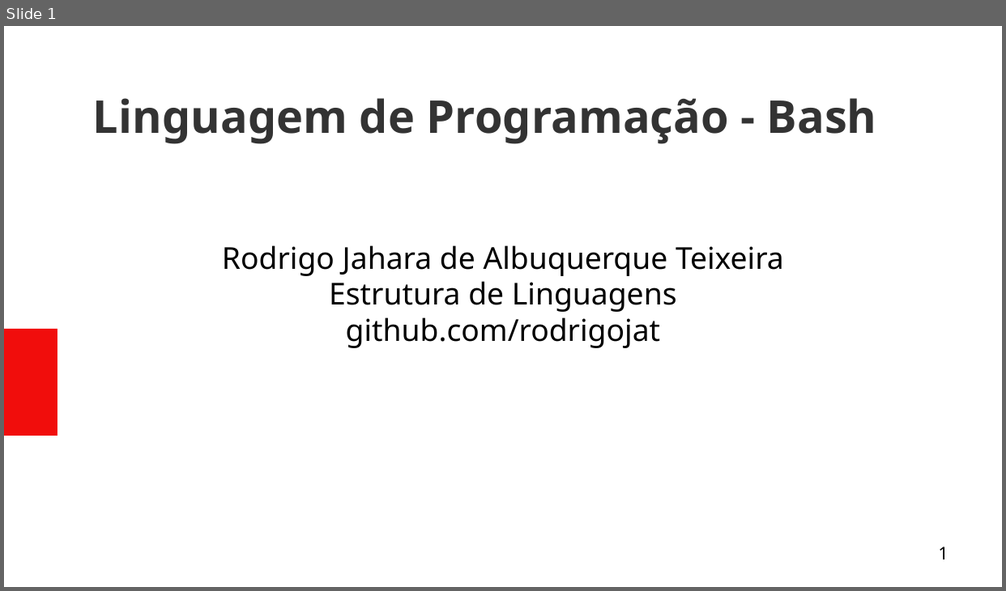
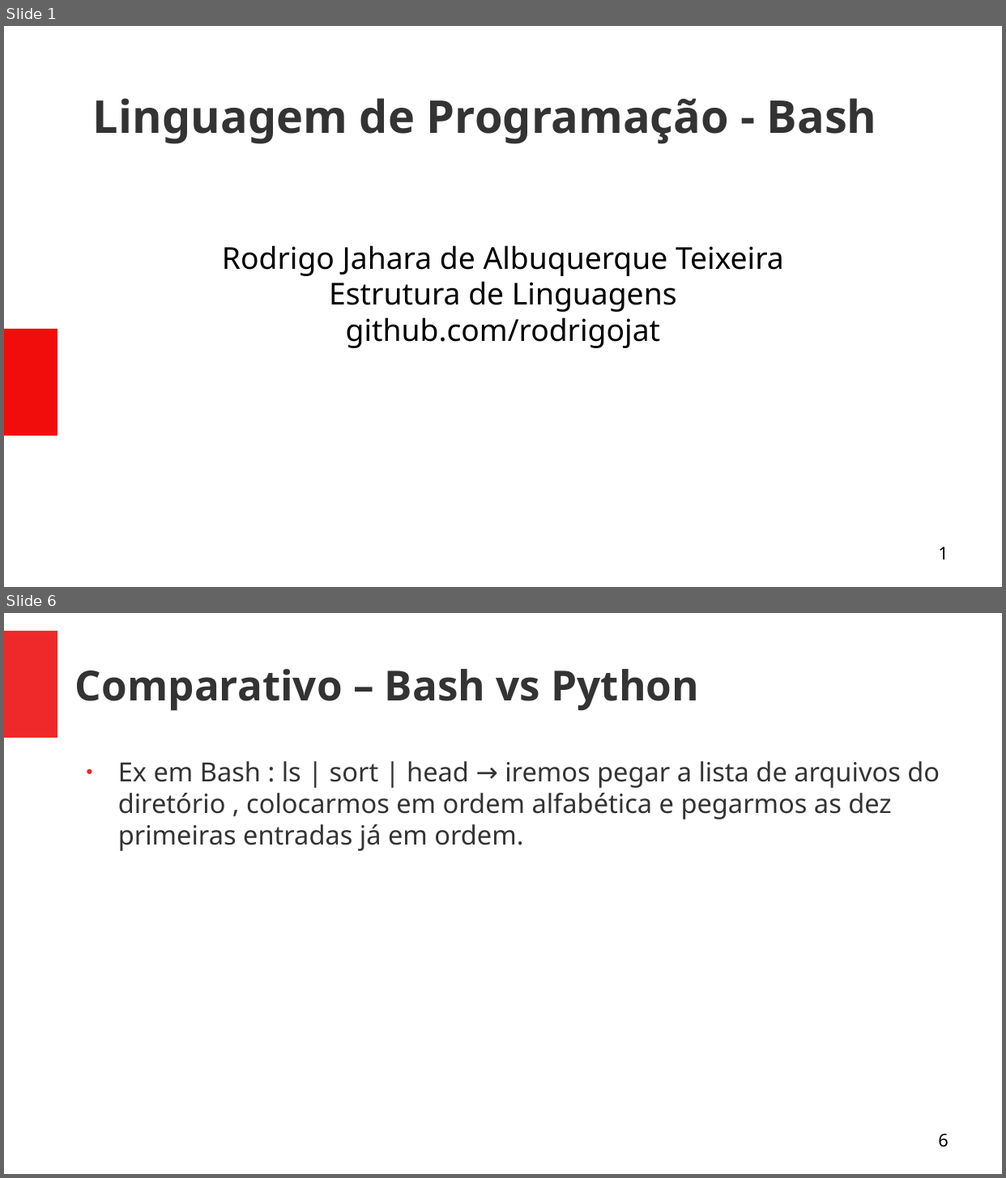
Before and after one commit to rodrigojat/EDL, a slide deck: trabalhoEDL/trabalho_bash.odp. Shown one above the other, each under a label of ours: slide 1 before the commit, slides 1 and 6 after it; the slides between them are not shown. The pictures are 1006x591 and 1006x1178 pixels, drawn with LibreOffice and Linux fonts; fonts in the diff are those of the drawing. Boxes give left, top, right and bottom in pixels: in the first picture for what was removed or moved away, otherwise in the second. Text is boxed around its words. In the diff, an @@ line names an element or a change of style, - is before the commit and + after.

Commit message:
Resumido e adicionado comparativo com python

```diff
--- a/trabalhoEDL/trabalho_bash.odp
+++ b/trabalhoEDL/trabalho_bash.odp
@@ slide 6 added at <box>4,613,1002,1174</box>, background #FFFFFF @@
@@ rectangle added at <box>4,631,57,738</box>, fill #EF2929 @@
@@ title added at <box>75,669,699,711</box>, 33 pt, text #333333, bold @@
+Comparativo – Bash vs Python
@@ text added at <box>118,761,940,851</box>, 21 pt, text #333333 @@
+● Ex em Bash : ls | sort | head → iremos pegar a lista de arquivos do diretório , colocarmos em ordem alfabética e pegarmos as dez primeiras entradas já em ordem.
@@ page number added at <box>938,1134,948,1148</box>, 14 pt, text #000000 @@
+6
```
Also in this commit, not shown: 6 slides changed, 2 other slides added.
